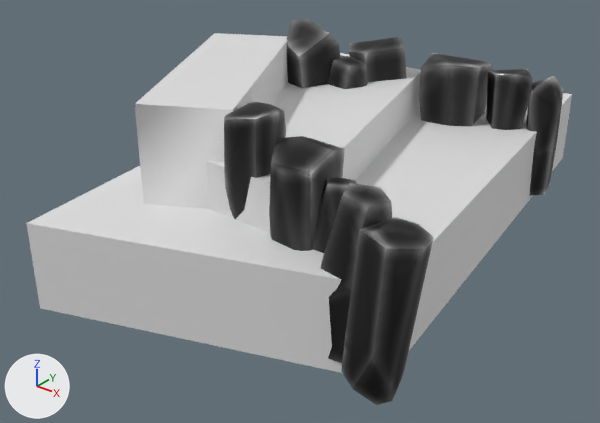
A saved change to the FBX model Assets/Maps/lvl_1/Rock_Placed_1/Rock_Placed_1.fbx.
Both versions are drawn from a 50 mm camera at (-148.0, -409.0, 272.0) aimed at (-490.0, 19.0, 7.0). The lights are fixed; the arrows at lower left show +X, +Y and +Z. Where no turn or scale is listed for an object, it has been applied to the vertices.

In view in the first picture: 'output4.001', 'rock_1.001', 'rock_1.002', 'rock_1.003', 'rock_2.001', 'rock_3.001', 'rock_3.002', 'rock_3.003', 'rock_3.004', 'rock_4.001', 'rock_4.002', 'rock_4.003'.
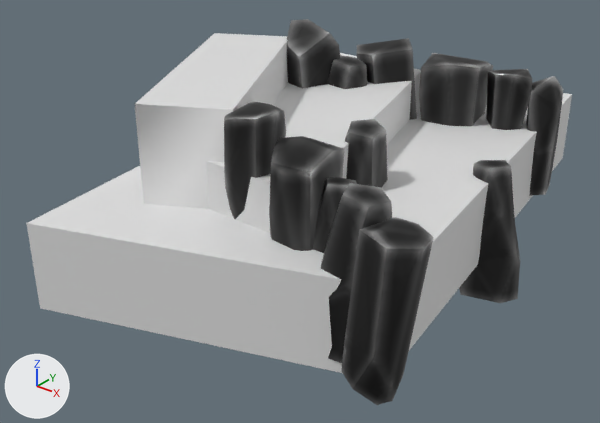
Pixel boxes (x1, y1, x2, y2) of what changed, in the pictures (600 x 423 px):
'rock_3.006', added (black)
    after: (459, 160, 520, 303)
'rock_4.002', moved
    before: (349, 37, 407, 82)
    after: (357, 38, 417, 120)
'rock_3.005', added
    after: (345, 119, 388, 188)

Patch to the scene script:
```diff
--- a/Assets/Maps/lvl_1/Rock_Placed_1/Rock_Placed_1.fbx.py
+++ b/Assets/Maps/lvl_1/Rock_Placed_1/Rock_Placed_1.fbx.py
@@ me_rock_3_008 @@
+me_rock_3_008.from_pydata(...)  # 24 vertices, 44 faces; spans x -24.1..24.7, y -27.1..19.3, z -50.8..50.8
+me_rock_3_008.materials.append(mat_principledshader_002)  # picture img_t_rock_1_al_tga
@@ me_rock_3_007 @@
+me_rock_3_007.from_pydata(...)  # 24 vertices, 44 faces; spans x -23.7..22.4, y -20.9..25.6, z -50.8..50.8
+me_rock_3_007.materials.append(mat_principledshader_002)  # picture img_t_rock_1_al_tga
@@ ob_rock_4_002 @@
 ob_rock_4_002 = bpy.data.objects.new('rock_4.002', me_rock_4_003)
-ob_rock_4_002.location = (-498.6, 138.0, 46.0)
+ob_rock_4_002.location = (-491.2, 137.7, 46.0)
 ob_rock_4_002.rotation_euler = (1.696, 0.0519, -0.997)  # degrees (97, 3, -57)
@@ ob_rock_3_006 @@
+ob_rock_3_006 = bpy.data.objects.new('rock_3.006', me_rock_3_008)
+ob_rock_3_006.location = (-364.9, 80.3, 7.5)
@@ ob_rock_3_005 @@
+ob_rock_3_005 = bpy.data.objects.new('rock_3.005', me_rock_3_007)
+ob_rock_3_005.location = (-434.2, 7.6, 39.2)
```
